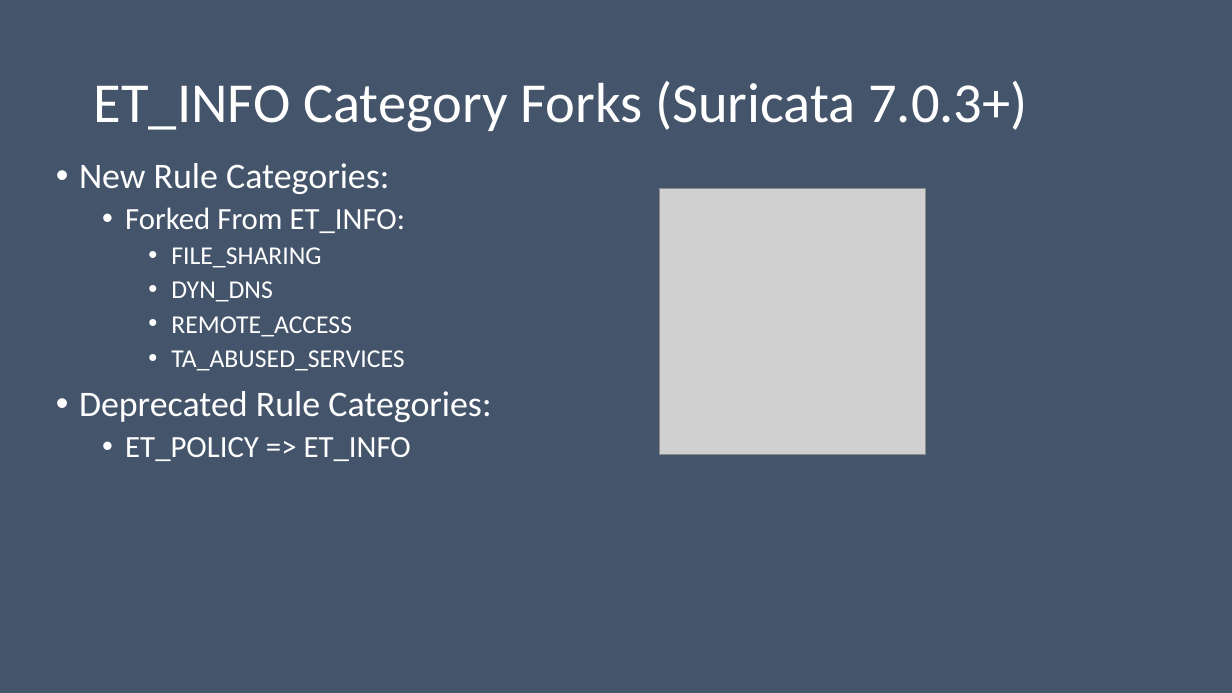
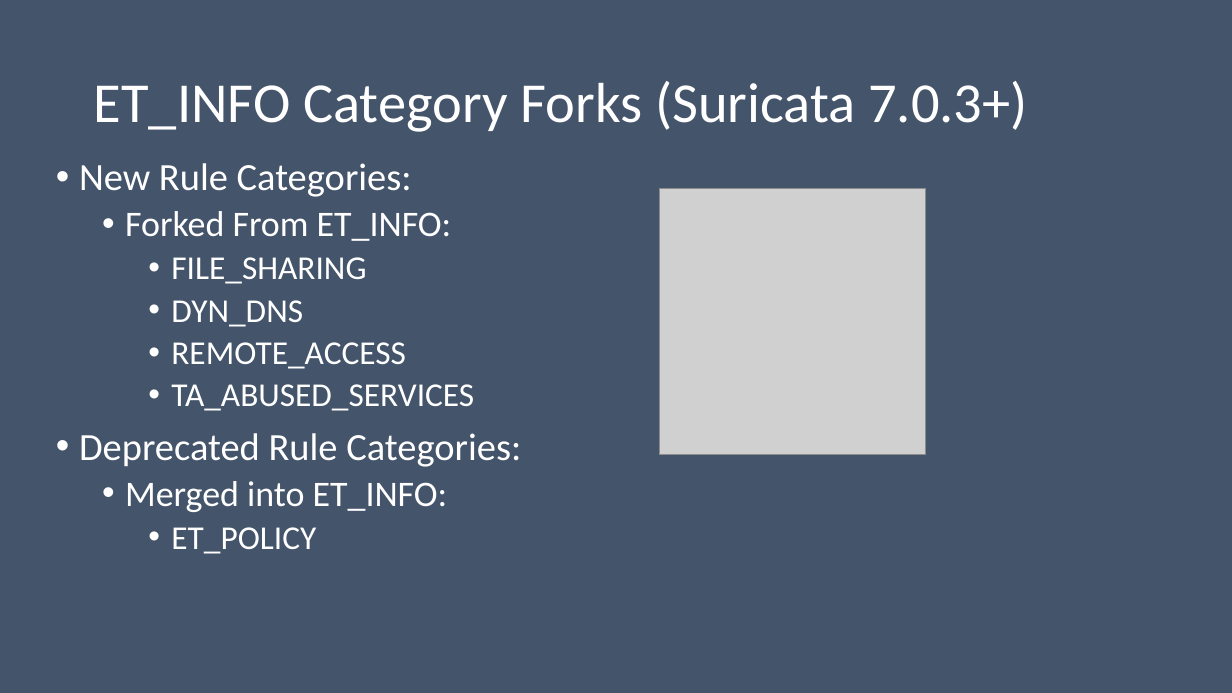
Before and after one commit to da667/Contalks, a slide deck: slide 6 of Suricon2024/Informational_and_Honeytoken_Rules.pptx. Drawn at 1232x693 pixels with LibreOffice and Linux fonts; fonts in the diff are those of the drawing; grey boxes stand for pictures. Boxes give left, top, right and bottom in pixels: in the first picture for what was removed or moved away, otherwise in the second. Text is boxed around its words. In the diff, an @@ line names an element or a change of style, - is before the commit and + after.

```diff
--- a/Suricon2024/Informational_and_Honeytoken_Rules.pptx
+++ b/Suricon2024/Informational_and_Honeytoken_Rules.pptx
@@ text at (x1=79, y1=163, x2=521, y2=467): size 28 to 30 pt in "New Rule Categories:", "Deprecated Rule Categories:"; size 24 to 28 pt in "Forked From ET_INFO:"; size 20 to 26 pt in "FILE_SHARING", "DYN_DNS", "REMOTE_ACCESS", "TA_ABUSED_SERVICES" @@
@@ text at (x1=125, y1=481, x2=448, y2=554): text changed; size 24 to 28 pt @@
-  • ET_POLICY => ET_INFO
+  • Merged into ET_INFO:
+    • ET_POLICY
```
Also in this commit, not shown: 1 other slide changed.
